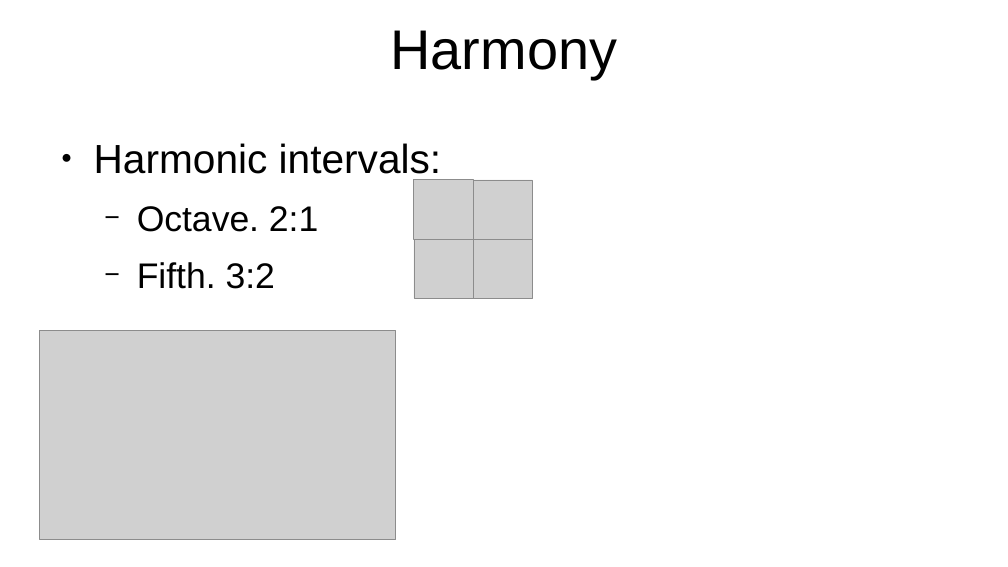
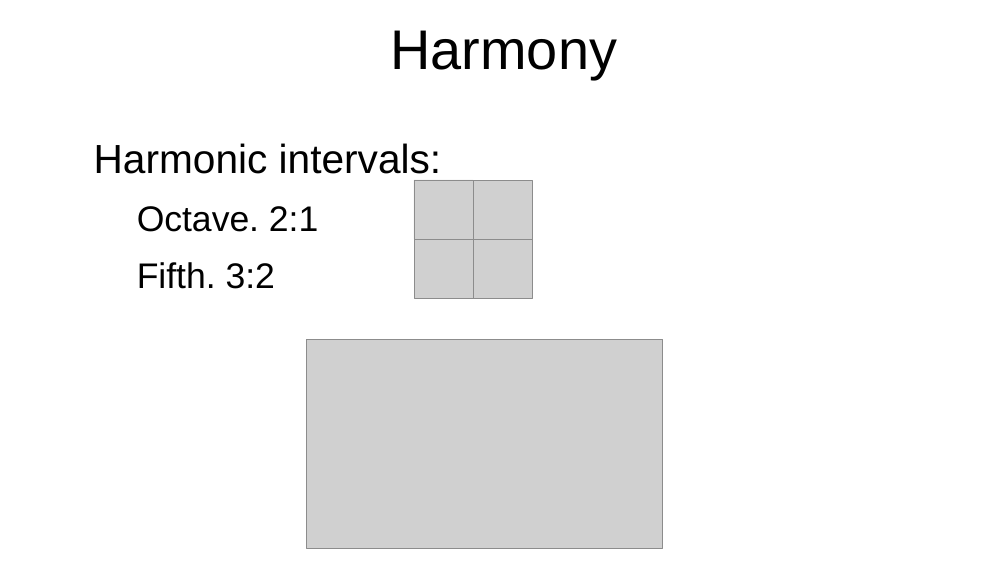
Before and after one commit to tp2750/TuningSystems.jl, a slide deck: slide 5 of docs/src/Juliacon2024/slides_juliacon2024.pptx. Drawn at 1008x567 pixels with LibreOffice and Linux fonts; fonts in the diff are those of the drawing; grey boxes stand for pictures. Boxes give left, top, right and bottom in pixels: in the first picture for what was removed or moved away, otherwise in the second. Text is boxed around its words. In the diff, an @@ line names an element or a change of style, - is before the commit and + after.

```diff
--- a/docs/src/Juliacon2024/slides_juliacon2024.pptx
+++ b/docs/src/Juliacon2024/slides_juliacon2024.pptx
@@ text "Harmonic intervals:" at (x1=94, y1=143, x2=442, y2=289): bullet ● to none; bullet − to none @@
@@ picture moved from (x1=40, y1=330, x2=396, y2=540) to (x1=307, y1=339, x2=663, y2=549) @@
```
Also in this commit, not shown: 1 other slide changed, 1 slide added, 2 slides removed, 1 other file.
